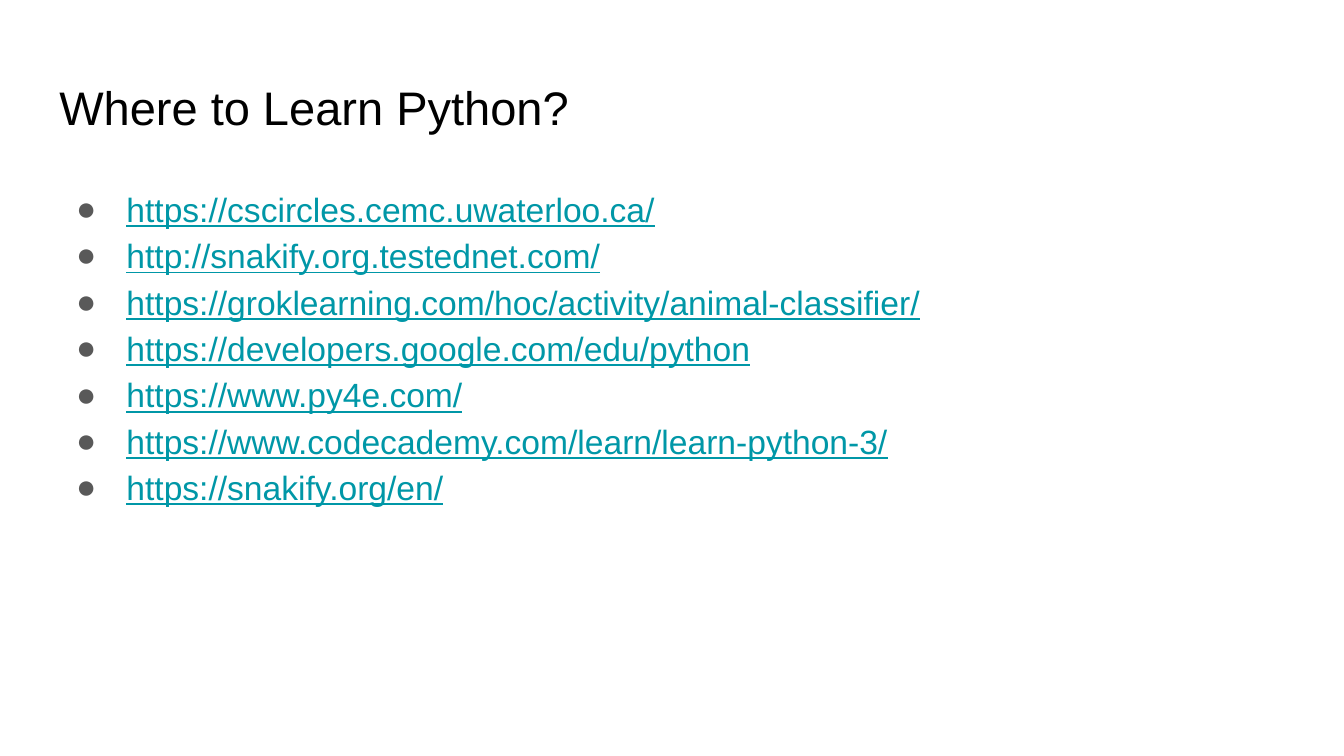
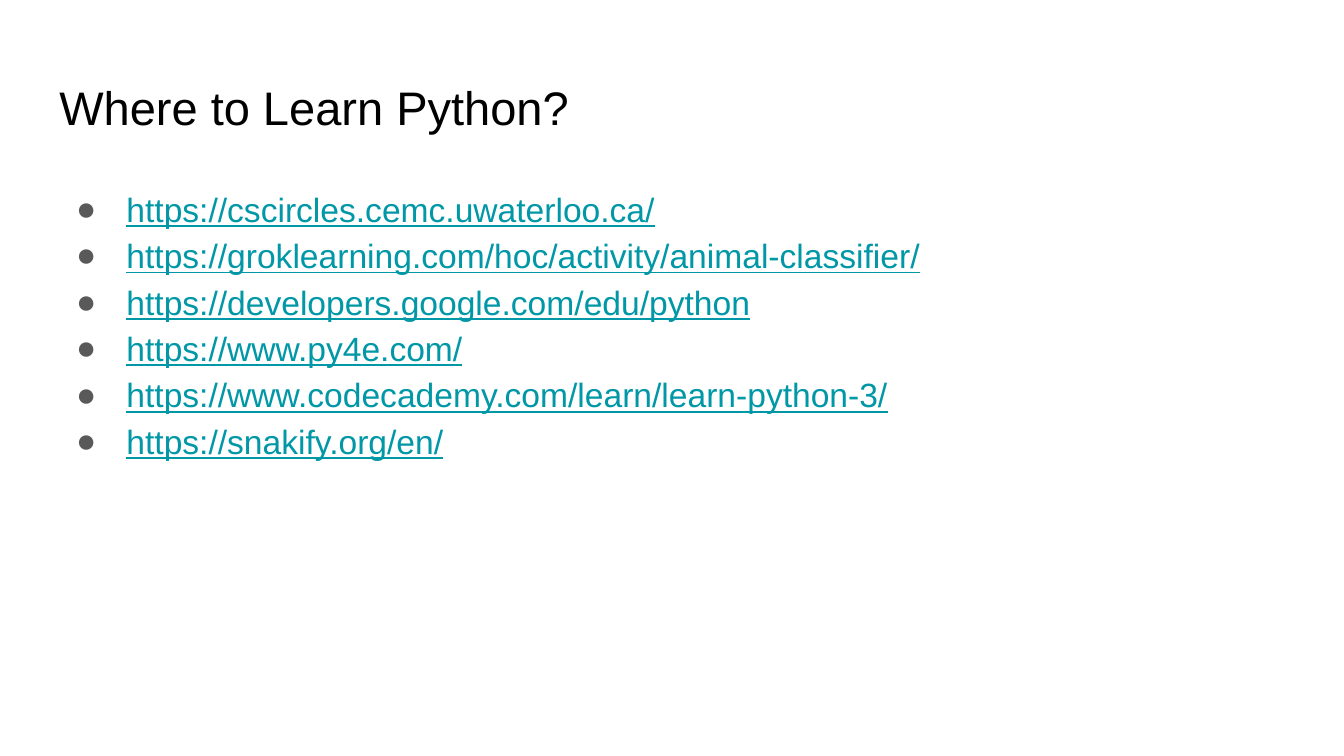
Before and after one commit to pbeens/Presentations, a slide deck: slide 16 of 2021-11 Quick Intro to Coding in the Classroom/Quick Intro in Coding_Programming in the Classroom.pptx. Drawn at 1344x756 pixels with LibreOffice and Linux fonts; fonts in the diff are those of the drawing. Boxes give left, top, right and bottom in pixels: in the first picture for what was removed or moved away, otherwise in the second. Text is boxed around its words. In the diff, an @@ line names an element or a change of style, - is before the commit and + after.

Commit message:
Removed Old Snakify Link

```diff
--- a/2021-11 Quick Intro to Coding in the Classroom/Quick Intro in Coding_Programming in the Classroom.pptx
+++ b/2021-11 Quick Intro to Coding in the Classroom/Quick Intro in Coding_Programming in the Classroom.pptx
@@ text at (126,243,599,274): paragraph removed @@
-● http://snakify.org.testednet.com/
```
Also in this commit, not shown: 1 other file.
